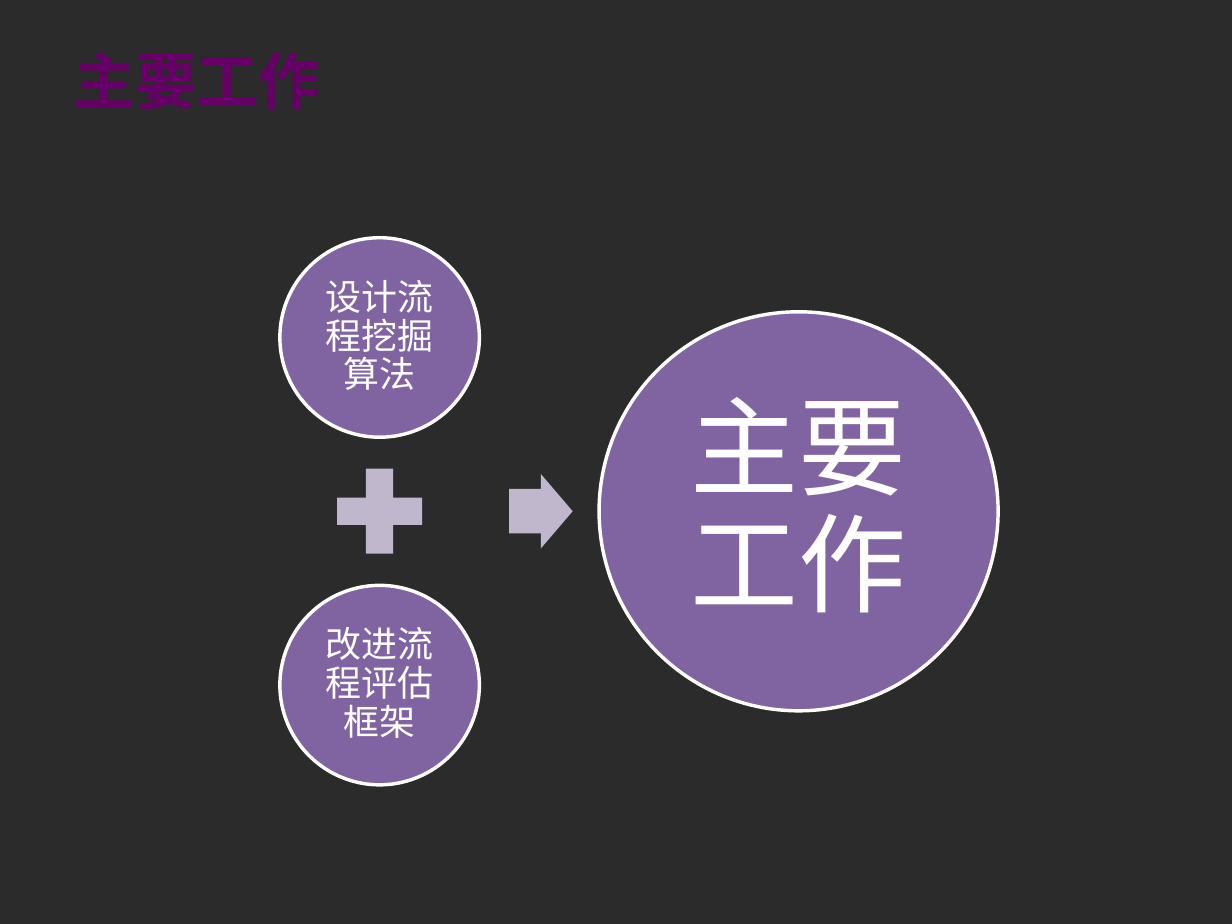
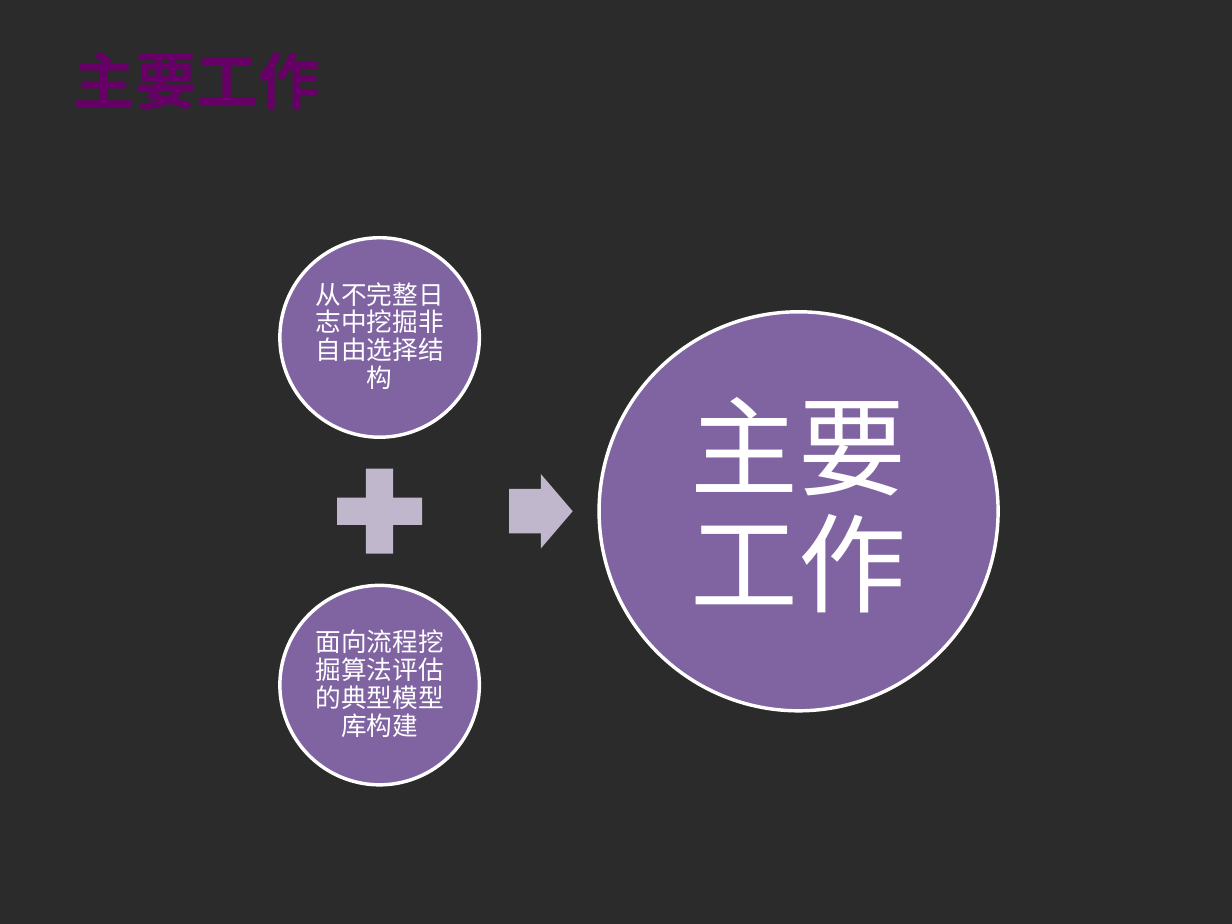
Before and after one commit to guoqinlong/Master-Thesis, a slide deck: slide 13 of 郭秦龙初稿汇报.pptx. Drawn at 1232x924 pixels with LibreOffice and Linux fonts; fonts in the diff are those of the drawing; background and template pictures are left out; a plain dark background stands for a picture behind light text. Boxes give left, top, right and bottom in pixels: in the first picture for what was removed or moved away, otherwise in the second. Text is boxed around its words. In the diff, an @@ line names an element or a change of style, - is before the commit and + after.

```diff
--- a/郭秦龙初稿汇报.pptx
+++ b/郭秦龙初稿汇报.pptx
@@ text at [315, 282, 443, 389]: text changed; size 21 to 15 pt @@
-设计流程挖掘算法
+从不完整日志中挖掘非自由选择结构
@@ text at [315, 629, 443, 737]: text changed; size 21 to 15 pt @@
-改进流程评估框架
+面向流程挖掘算法评估的典型模型库构建
```
Also in this commit, not shown: 11 other slides changed.
